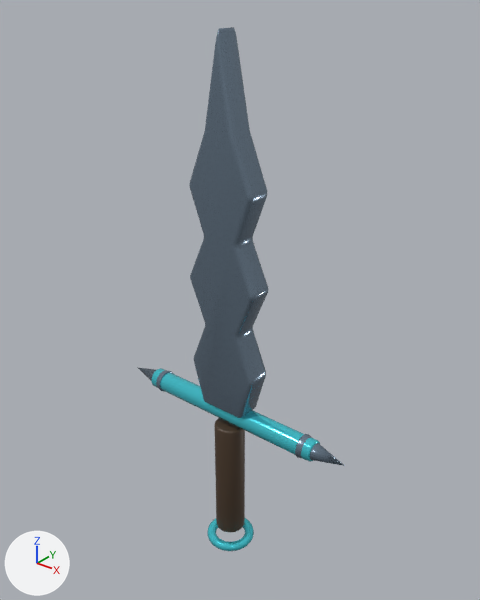
Two versions of the glTF model public/models/gear/sword_v6.glb, one commit apart.
One viewpoint serves both versions: a 50 mm lens placed at (3.21, -3.86, 3.58), pointed at (-0.02, 0.18, 1.07). Every picture has the same lights, and +X, +Y and +Z are marked at lower left. The picture after the commit comes second. Where no turn or scale is listed for an object, it has been applied to the vertices. Vertices at exactly the same position are counted once.

Names of what the first picture shows: 'FLAMBERGE_BLADE_PRIMARY', 'FLAMBERGE_GUARD_TIP_PRIMARY', 'FLAMBERGE_GUARD_TIP_PRIMARY.001', 'FLAMBERGE_QUILLON_ACCENT', 'GRIP_SECONDARY', 'POMMEL_ACCENT'.
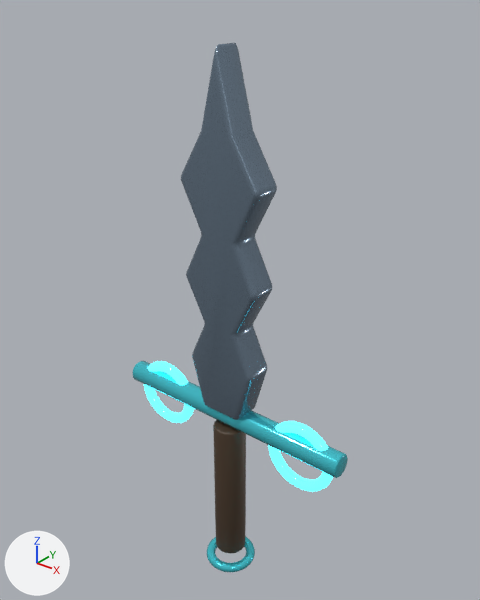
Where the change shows, as pixel boxes (x1, y1, x2, y2) in the pictures (480 x 600 px):
'FLAMBERGE_BLADE_PRIMARY', reshaped (21% wider): before (189, 27, 268, 418); after (181, 43, 277, 420)
'FLAMBERGE_GUARD_ACCENT', added (cyan): after (133, 361, 348, 478)
'GRIP_SECONDARY', reshaped, moved (6% wider, 17% taller): before (214, 418, 245, 532); after (213, 420, 246, 554)
'FLAMBERGE_QUILLON_ACCENT', deleted (cyan): before (151, 368, 320, 462)
'FLAMBERGE_RING_EMISSIVE.001', added (cyan): after (268, 421, 333, 492)
'POMMEL_ACCENT', moved: before (207, 518, 254, 551); after (207, 536, 255, 572)
'FLAMBERGE_RING_EMISSIVE', added (cyan): after (144, 361, 194, 423)
'FLAMBERGE_GUARD_TIP_PRIMARY.001', deleted: before (295, 434, 345, 466)
'FLAMBERGE_GUARD_TIP_PRIMARY', deleted: before (137, 367, 174, 392)

What changed in the scene script:
```text
Add mat_deep_emissive:
    mat_deep_emissive = principled_material('DEEP_EMISSIVE')
    mat_deep_emissive.base_color = (0.03, 0.2, 0.26)  # cyan #307c8b
    mat_deep_emissive.metallic = 0.22
    mat_deep_emissive.roughness = 0.12
    mat_deep_emissive.emission_color = (0.08, 0.85, 1.0)  # cyan #50edff
    mat_deep_emissive.emission_strength = 2.4
Change me_flamberge_blade:
    used by ob_flamberge_blade_primary; location = (0.0, 0.0, 0.0)
    remove me_flamberge_blade.from_pydata(...)  # 514 vertices, 1024 faces; spans x -0.34..0.34, y -0.12..0.12, z 0.08..3.26
    add me_flamberge_blade.from_pydata(...)  # 514 vertices, 1024 faces; spans x -0.39..0.39, y -0.14..0.14, z 0.06..3.15
    me_flamberge_blade part 1: 514 of 514 vertices moved; they spanned x -0.34..0.34, y -0.12..0.12, z 0.08..3.26 and now span x -0.39..0.39, y -0.14..0.14, z 0.06..3.15; mean shift (0.0, 0.0, 0.01)
Change me_cylinder_007:
    used by ob_grip_secondary; location = (0.0, 0.0, -0.72)
    remove me_cylinder_007.from_pydata(...)  # 224 vertices, 444 faces; spans x -0.14..0.14, y -0.14..0.14, z -0.61..0.61
    add me_cylinder_007.from_pydata(...)  # 224 vertices, 444 faces; spans x -0.15..0.15, y -0.15..0.15, z -0.74..0.74
    me_cylinder_007 part 2: 224 of 224 vertices moved; they spanned x -0.14..0.14, y -0.14..0.14, z -0.61..0.61 and now span x -0.15..0.15, y -0.15..0.15, z -0.74..0.74; mean shift (0.0, 0.0, 0.0)
Add me_torus_014:
    me_torus_014.from_pydata(...)  # a torus around y (ring radius 0.28, tube radius 0.05) spanning x -0.33..0.33, y -0.05..0.05, z -0.33..0.33
    me_torus_014.materials.append(mat_deep_emissive)  # cyan #307c8b, glowing cyan #50edff
Add me_cylinder_007_1:
    me_cylinder_007_1.from_pydata(...)  # 224 vertices, 444 faces; spans x -1.18..1.18, y -0.1..0.1, z -0.1..0.1
    me_cylinder_007_1.materials.append(mat_deep_accent)  # cyan #50ddeb
Remove ob_flamberge_quillon_accent:
    ob_flamberge_quillon_accent = bpy.data.objects.new('FLAMBERGE_QUILLON_ACCENT', me_cylinder_006)
    ob_flamberge_quillon_accent.location = (0.0, 0.0, 0.02)
Remove ob_flamberge_guard_tip_primary:
    ob_flamberge_guard_tip_primary = bpy.data.objects.new('FLAMBERGE_GUARD_TIP_PRIMARY', me_cone)
    ob_flamberge_guard_tip_primary.location = (-1.0, 0.0, 0.02)
Remove ob_flamberge_guard_tip_primary_001:
    ob_flamberge_guard_tip_primary_001 = bpy.data.objects.new('FLAMBERGE_GUARD_TIP_PRIMARY.001', me_cone_001)
    ob_flamberge_guard_tip_primary_001.location = (1.0, 0.0, 0.02)
Change ob_grip_secondary:
    ob_grip_secondary.location: (0.0, 0.0, -0.72) -> (0.0, 0.0, -0.86)
Change ob_pommel_accent:
    ob_pommel_accent.location: (0.0, 0.0, -1.45) -> (0.0, 0.0, -1.72)
Add ob_flamberge_ring_emissive_001:
    ob_flamberge_ring_emissive_001 = bpy.data.objects.new('FLAMBERGE_RING_EMISSIVE.001', me_torus_014)
    ob_flamberge_ring_emissive_001.location = (0.78, 0.0, -0.1)
Add ob_flamberge_ring_emissive:
    ob_flamberge_ring_emissive = bpy.data.objects.new('FLAMBERGE_RING_EMISSIVE', me_torus_014.copy())
    ob_flamberge_ring_emissive.location = (-0.78, 0.0, -0.1)
Add ob_flamberge_guard_accent:
    ob_flamberge_guard_accent = bpy.data.objects.new('FLAMBERGE_GUARD_ACCENT', me_cylinder_007_1)
    ob_flamberge_guard_accent.location = (0.0, 0.0, 0.0)
```
